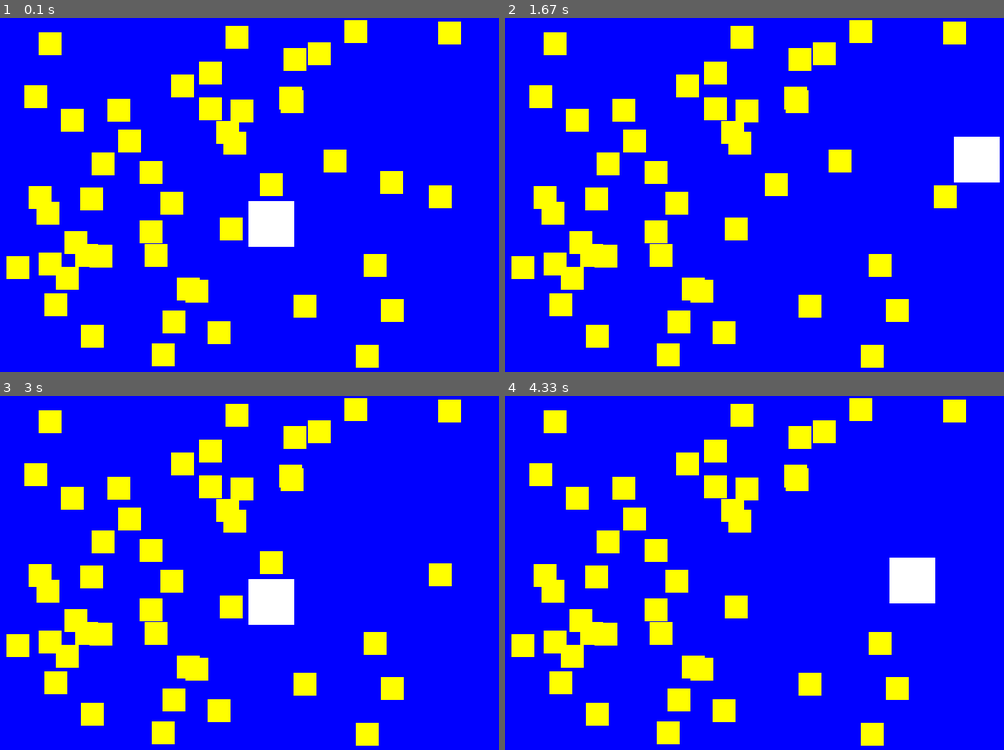
Above: before the commit, frames 1-4 (two rows, left to right).
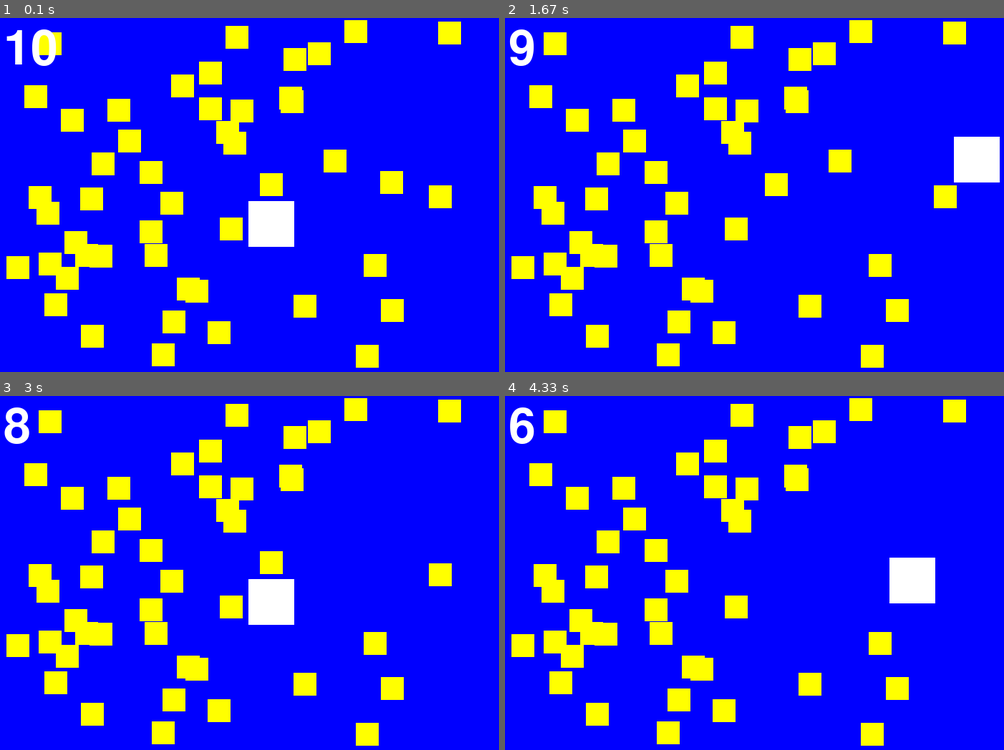
Above: after the commit, the same moments.

Repository: saegl5/myprojects
Game: pygame game, started from Codes/pygame_sprites_part_2.py
Two runs of this game, one before a commit and one after it. Both use one fixed random seed, a clock stepped at 60 frames per second and the inputs below.
Inputs:
- Up to frame 1 (0.1 s): no input
- Up to frame 2 (1.67 s): hold Right 0.33-0.8 s; hold Up 0.83-1.13 s; hold Right 1.17-1.63 s
- Up to frame 3 (3 s): hold Left 1.67-2.2 s; hold Down 2.23-2.53 s; hold Left 2.57-2.97 s
- Up to frame 4 (4.33 s): hold Up 3-3.37 s; hold Right 3.4-4.03 s; hold Down from 4.07 s (still down)

The runs differ from the first frame. In frame 1, 0.5% of the frame differs, in the area x 1-12%, y 3-14%; in frame 2, 0.3%; in frame 3, 0.3%; in frame 4, 0.3%.

Commit message:
added timer

Diff:
--- a/Codes/pygame_sprites_part_2.py
+++ b/Codes/pygame_sprites_part_2.py
@@ -19,6 +19,9 @@
 
 pygame.display.set_caption("QUESTABOX's Cool Game") # title, example
 pygame.key.set_repeat(10) # 10 millisecond delay between repeats, optional
+
+timer = 10 # start at 10 seconds
+pygame.time.set_timer(pygame.USEREVENT, 1000) # 1000 milliseconds (i.e., 1 second) between each count down
 
 # --- Functions/Classes
 # def draw_rect(display, x, y, W, H):
@@ -47,6 +50,10 @@
         if action.type == pygame.QUIT: # user clicked close button
             pygame.quit() # needed if run module through IDLE
             sys.exit() # exit entire process
+        elif action.type == pygame.USEREVENT:
+            timer -= 1
+            if timer == 0:
+                pygame.time.set_timer(pygame.USEREVENT, 0) # disable timer
         # --- Mouse/keyboard events
         elif action.type == pygame.KEYDOWN: # "elif" means else if
             if action.key == pygame.K_RIGHT: # note "action.key"
@@ -82,6 +89,11 @@
     screen.blit(player.image, (player.rect.x, player.rect.y)) # draw sprite on screen
     # screen.blit(block.image, (block.rect.x, block.rect.y))
     blocks.draw(screen) # draw sprites on screen using list
+    # text_rect = text.get_rect(center = screen.get_rect().center)
+    # screen.blit(text, text_rect)
+    font = pygame.font.Font(None, 100) # faster than SysFont, (filename/object, size in pixels), "None" utilizes default font (i.e., freesansbold.ttf)
+    text = font.render(str(timer), True, WHITE) # ("string", anti-aliased, color)
+    screen.blit(text, (10, 10))
     # ----------------
     pygame.display.flip() # update the display
     clock.tick(60) # maximum 60 frames per second
--- a/Codes/pygame_sprites_part_3.py
+++ b/Codes/pygame_sprites_part_3.py
@@ -20,6 +20,9 @@
 
 pygame.display.set_caption("QUESTABOX's Cool Game") # title, example
 pygame.key.set_repeat(10) # 10 millisecond delay between repeats, optional
+
+timer = 10 # start at 10 seconds
+pygame.time.set_timer(pygame.USEREVENT, 1000) # 1000 milliseconds (i.e., 1 second) between each count down
 
 # --- Functions/Classes
 # def draw_rect(display, x, y, W, H):
@@ -57,6 +60,10 @@
         if action.type == pygame.QUIT: # user clicked close button
             pygame.quit() # needed if run module through IDLE
             sys.exit() # exit entire process
+        elif action.type == pygame.USEREVENT:
+            timer -= 1
+            if timer == 0:
+                pygame.time.set_timer(pygame.USEREVENT, 0) # disable timer
         # --- Mouse/keyboard events
         elif action.type == pygame.KEYDOWN: # "elif" means else if
             if action.key == pygame.K_RIGHT: # note "action.key"
@@ -98,6 +105,11 @@
     screen.blit(player.image, (player.rect.x, player.rect.y)) # draw sprite on screen
     # screen.blit(block.image, (block.rect.x, block.rect.y))
     blocks.draw(screen) # draw sprites on screen using list
+    # text_rect = text.get_rect(center = screen.get_rect().center)
+    # screen.blit(text, text_rect)
+    font = pygame.font.Font(None, 100) # faster than SysFont, (filename/object, size in pixels), "None" utilizes default font (i.e., freesansbold.ttf)
+    text = font.render(str(timer), True, WHITE) # ("string", anti-aliased, color)
+    screen.blit(text, (10, 10))
     # ----------------
     pygame.display.flip() # update the display
     clock.tick(60) # maximum 60 frames per second
